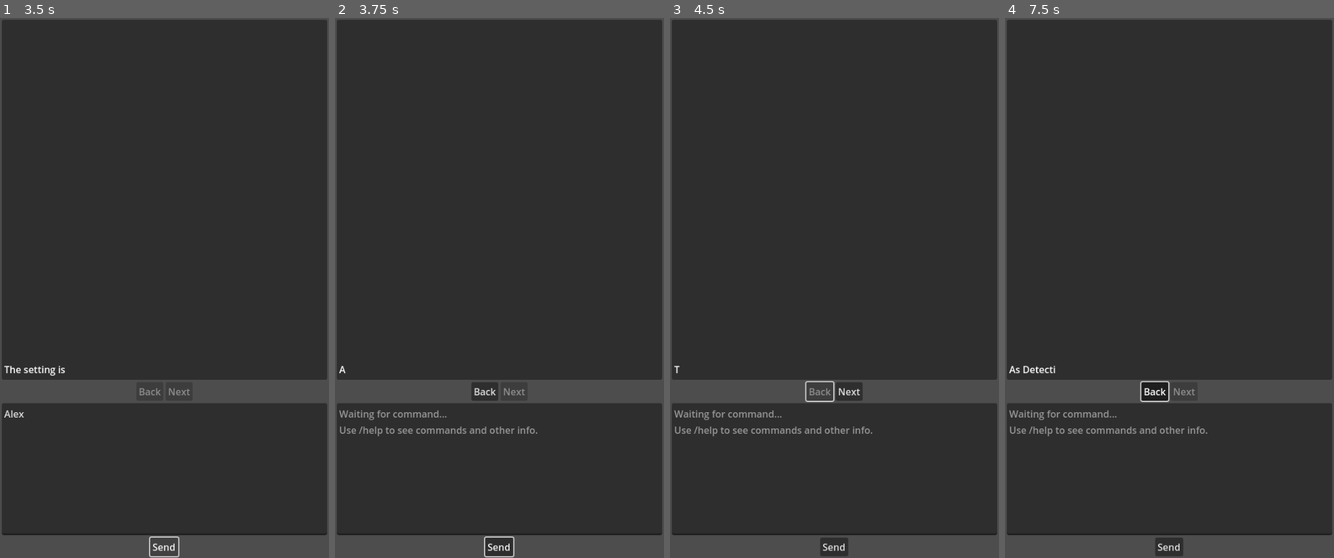
Above: before the commit, frames 1-4 (left to right).
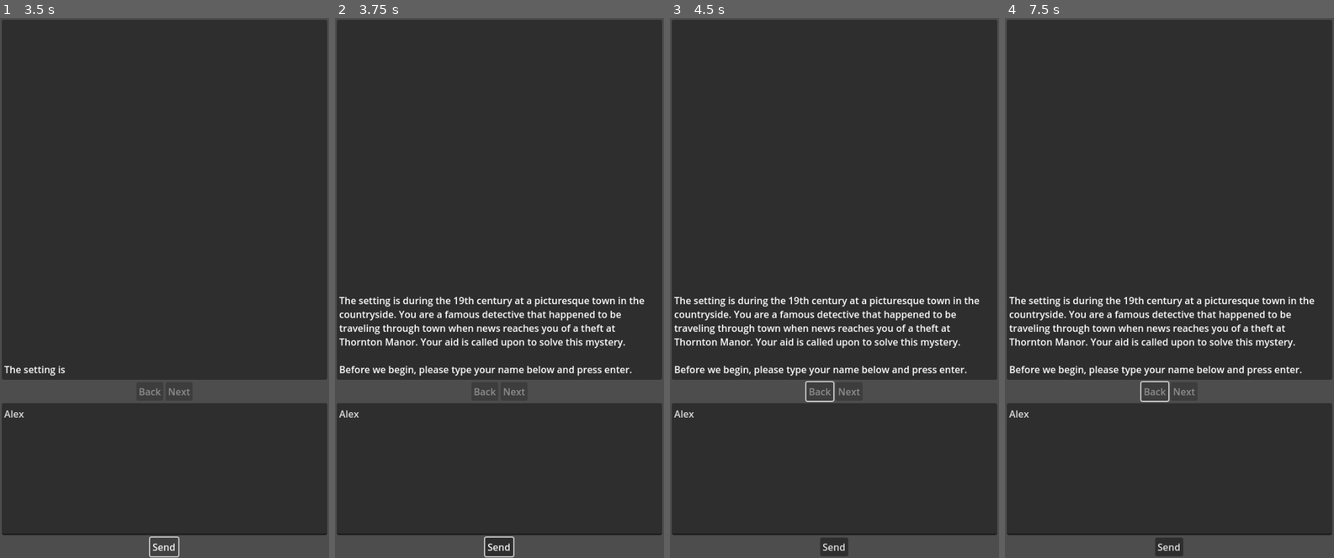
Above: after the commit, the same moments.

Repository: edmundmtang/gpt_mystery_game
Game: Godot game, scene res://Main.tscn
The game is run twice, just before and just after one commit, with the same random seed, the same clock (stepped at 60 frames per second) and the same inputs.
Inputs (mouse positions are in pixels of both pictures, inside the frame that each line leads up to):
- Up to frame 1 (3.5 s): click (164, 471) at 0.52 s; type "Alex" at 0.6 s; click "Send" at 1.25 s; click "Send" at 2 s; click "Send" at 2.75 s
- Up to frame 2 (3.75 s): tap Enter at 3.5 s; move the mouse to (571, 261) at 3.52 s; click (571, 261) at 3.67 s
- Up to frame 3 (4.5 s): click (821, 390) at 4.25 s, where only the run before the commit has a clickable "Back"
- Up to frame 4 (7.5 s): click (1182, 390) at 5 s, where only the run before the commit has a clickable "Next"; tap Space at 5.75 s; move the mouse to (1103, 315) at 5.77 s; click (1103, 315) at 5.92 s; move the mouse to (1202, 169) at 6.52 s; click (1202, 169) at 6.67 s; move the mouse to (1153, 396) at 7.27 s; click (1153, 396) at 7.42 s

Frame 1 is identical in both runs. In frame 2, 3.7% of the frame differs, in the area x 1-95%, y 51-78%; in frame 3, 3.7%; in frame 4, 4.0%.
Error before the commit: Parse Error: Cannot find member "navigation_event" in base "DisplayBox". (res://ChatGenerator.gd:97)
Error after the commit: Cannot call method 'get_as_text' on a null value. (res://OpenAI_API.gd:9)

Commit message:
Improve the language model error handling strategy and make it so that the UI properly responds to the errors.

Diff:
--- a/godot/ChatGenerator.gd
+++ b/godot/ChatGenerator.gd
@@ -2,7 +2,7 @@
 extends Node
 
 var openai_api: OpenAI_API
-var retry_counter := 0
+var json := JSON.new()
 
 enum TextType {
     INFORMATION,
@@ -18,6 +18,7 @@
 signal new_display_message(text: Array[Dictionary], type: int)
 signal new_input_message(text: Dictionary, type: int)
 signal new_output_message(text: Dictionary, type: int)
+signal lm_error()
 
 func _ready() -> void:
     openai_api = OpenAI_API.new()
@@ -75,7 +76,7 @@
         push_error("Invalid text type provided.")
     return res
 
-func continue_text(type: int) -> void:
+func continue_text(type: int, retry_counter: int = 0) -> void:
     var message_array := prepare_messages(type)
     openai_api.do_chat_completion(message_array)
     var new_output = await openai_api.chat_response
@@ -86,16 +87,17 @@
         new_output_message.emit(new_output, output_type)
         GameState.generating_output = false
     else:
-        # False: increase the retry_counter -> if too high push_error
-        # otherwise, call continue_text again & hope we randomly do better
         retry_counter += 1
-        if retry_counter > 3:
+        if GameState.debug:
+            print("Failed to generate a response. Attempts so far: ", retry_counter)
+        if retry_counter > 2:
             print("Failed to generate a properly formatted response after 3 attempts")
             # To-Do Instead of pushing an error, show a message suggesting the
             # user attempt to reword their request while also removing the most
             # recent request
-            DisplayBox.navigation_event.emit(DisplayBox.navigation.LM_ERROR)
-        continue_text(type)
+            lm_error.emit()
+            return
+        continue_text(type, retry_counter) # just try again
     retry_counter = 0
 
 func reduce_context() -> void:
@@ -113,13 +115,11 @@
 
 func verify_output_message(message, type) -> bool:
     # Take JSON string and verify that it has the necessary keys
-    var data = JSON.parse_string(message)
     var targets := []
-    print(data)
-    if data == null or !(data is Array):
-        if GameState.debug:
-            print("Output message could not be parsed. Output message below.")
-            print(message)
+    if json.parse(message) != 0:
+#        if GameState.debug:
+#            print("Output message could not be parsed. Output message below.")
+#            print(message)
         return false
     if type == TextType.CONVERSATION:
         targets = ["speaker", "status", "content"]
@@ -129,7 +129,7 @@
         push_error("Invalid text type provided.")
         return false
     for target in targets:
-        for item in data:
+        for item in json.data:
             if target in item.keys():
                 pass
             else:
--- a/godot/DisplayBox.gd
+++ b/godot/DisplayBox.gd
@@ -28,7 +28,6 @@
     RESTART,
     EXIT,
     INVALID,
-    LM_ERROR,
 }
 
 const help_text := """[center]=== Text Commands ===[/center]
@@ -46,6 +45,8 @@
 Enter - Send command.
 CTRL+Backspace - Go to the previous page in the story.
 CTRL+Enter - Go to the next page in the story."""
+
+const error_text := "An error was encountered while attempting to generate a response. Please reword your command and try again."
 
 func _ready():
     start_scenario()
@@ -80,7 +81,6 @@
 
 func add_display_messages(messages: Array[Dictionary], type: int) -> void:
     # Format and add messages array to GameState.display_messages
-    print(GameState.last_message_type, "|", type)
     if GameState.last_message_type == ChatGenerator.TextType.DESCRIPTION_REQUEST:
         is_generating_description = true
     else:
@@ -103,6 +103,10 @@
             text_box.visible_characters = 0
         else:
             is_generating_description = false
+    else:
+        text_box.visible_characters = -1
+        is_growing_text = false
+    display_message["is_new"] = false
     if GameState.display_index == GameState.max_display_index:
         GameState.has_unread_messages = false
     update_navigation.emit()
@@ -112,9 +116,12 @@
     text_box.visible_characters += 1
     if text_box.visible_characters >= len(text_box.text):
         is_growing_text = false
-        GameState.display_messages[GameState.display_index]["is_new"] = false
     # play sounds while adding text
     # possibly scroll box down if the text gets long
+
+func set_text_full() -> void:
+    text_box.visible_characters = -1
+    is_growing_text = false
 
 func display_information(type: int) -> void:
     GameState.is_on_information = true
@@ -123,6 +130,8 @@
             show_instructions()
         navigation.HELP:
             text_box.text = help_text
+        navigation.INVALID:
+            text_box.text = error_text
 
 func format_message(message: Dictionary, type: int) -> String:
     # take message as a dictionary then format it as BBCode to use in display
--- a/godot/GameState.gd
+++ b/godot/GameState.gd
@@ -46,7 +46,7 @@
         max_display_index += 1
     last_message_type = type
 
-func go_previous() -> void:
+func go_back() -> void:
     if GameState.is_on_information:
         GameState.is_on_information = false
         return
--- a/godot/InputBox.gd
+++ b/godot/InputBox.gd
@@ -22,9 +22,6 @@
     set_placeholder_text(placeholder_state.DEFAULT)
     if GameState.player_name == "":
         update_player_name()
-        navigation_event.emit(DisplayBox.navigation.INSTRUCTIONS)
-        if GameState.debug:
-            print("Player name set to: " + GameState.player_name)
     else:
         var input_array := Array(text_box.text.strip_edges().split(" "))
         var command : String = input_array.pop_front().to_lower()
@@ -73,9 +70,16 @@
                     navigation_event.emit(DisplayBox.navigation.INVALID)
     call_deferred("clear_text")
 
-func update_player_name():
+func update_player_name() -> void:
     GameState.player_name = " ".join(Array(text_box.text.strip_edges().split(" "))) # Clean white space
     GameState.insert_player_name()
+    if GameState.player_name == "":
+        # Raise some issue with not having a proper name and do not advance
+        print("No player name set. Please try again.")
+        return
+    navigation_event.emit(DisplayBox.navigation.INSTRUCTIONS)
+    if GameState.debug:
+        print("Player name set to: " + GameState.player_name)
 
 func clear_text() -> void:
     text_box.clear()
--- a/godot/Main.gd
+++ b/godot/Main.gd
@@ -18,14 +18,21 @@
         return
     if input_event.keycode == 4194309: # Enter key
         if input_event.ctrl_pressed:
-            handle_navigation_event(DisplayBox.navigation.NEXT)
+            if display_box.is_growing_text:
+                display_box.set_text_full()
+            else:
+                handle_navigation_event(DisplayBox.navigation.NEXT)
             accept_event()
         else:
             if input_event.shift_pressed:
                 # Actually do nothing and just make a new line
                 pass
             else:
-                input_box.process_command()
+                if display_box.is_growing_text:
+                    display_box.set_text_full()
+                    accept_event()
+                else:
+                    input_box.process_command()
     if input_event.keycode == 4194308: # Backspace key
         if input_event.ctrl_pressed == true:
             handle_navigation_event(DisplayBox.navigation.BACK)
@@ -62,6 +69,10 @@
         func(message: Dictionary, _type: int) -> void:
             GameState.messages.append(message)
     )
+    chat_generator.lm_error.connect(
+        func() -> void:
+            handle_lm_error()
+    )
 
 func handle_navigation_event(type: int) -> void:
     match type:
@@ -80,7 +91,7 @@
         DisplayBox.navigation.BACK:
             if GameState.debug:
                 print("Navigation Event: BACK")
-            GameState.go_previous()
+            GameState.go_back()
             display_box.update_display()
         DisplayBox.navigation.NEXT:
             if GameState.debug:
@@ -103,3 +114,14 @@
         DisplayBox.navigation.EXIT:
             if GameState.debug:
                 print("Navigation Event: EXIT")
+
+func handle_lm_error() -> void:
+    if GameState.debug:
+        print("The language model ran into problems after successive attempts at generating a response.")
+    # remove most recent message from messages
+    GameState.messages.pop_back()
+    GameState.go_back()
+    GameState.display_messages.pop_back()
+    display_box.display_information(DisplayBox.navigation.INVALID)
+    # change input box to show error
+    input_box.set_placeholder_text(InputBox.placeholder_state.INVALID)
